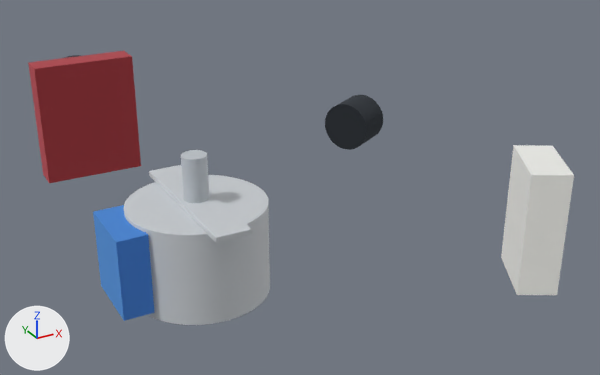
The glTF model diseño_maqueta/outputs/fase2_base_componentes.glb as it was, and as the next commit left it.
Rendered twice from a 50 mm camera at (-0.0535, -0.1392, 0.0929) aimed at (0.0313, 0.0151, 0.0158). The axes (+X, +Y, +Z) are drawn at lower left. The lights are the same throughout. The picture after the commit comes second. Where no turn or scale is listed for an object, it has been applied to the vertices. Vertices at exactly the same position are counted once.

Objects in the first picture: '=>[0:1:1:10]', '=>[0:1:1:12]', '=>[0:1:1:14]', '=>[0:1:1:16]', '=>[0:1:1:4]', '=>[0:1:1:6]', '=>[0:1:1:8]'.
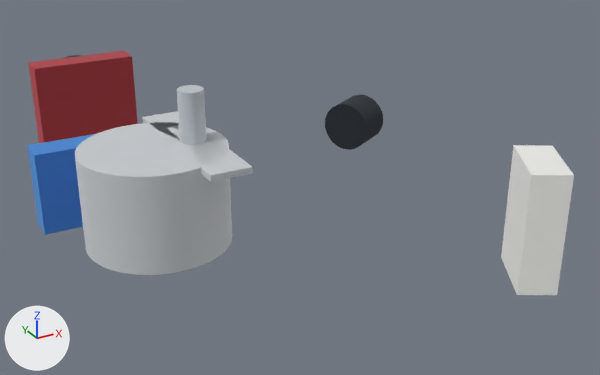
Boxes (x1, y1, x2, y2) around the edits, measured in the pictures (600 x 375 px):
```json
{"object": "=>[0:1:1:4]", "change": "moved", "before": [124, 175, 270, 325], "after": [75, 122, 232, 275]}
{"object": "=>[0:1:1:10]", "change": "moved, rescaled", "before": [93, 205, 155, 321], "after": [27, 134, 95, 235]}
{"object": "=>[0:1:1:6]", "change": "moved", "before": [149, 165, 252, 243], "after": [142, 111, 253, 182]}
{"object": "=>[0:1:1:8]", "change": "moved", "before": [181, 150, 209, 203], "after": [177, 85, 207, 145]}
```

Scene script edits in JSON lines:
```json
{"block": "me_solid_003", "where": "# used by ob_0_1_1_10; location = (-0.0185, -0.0073, 0.0078)"}
{"op": "remove", "block": "me_solid_003", "code": "me_solid_003.from_pydata(...)  # 8 vertices, 12 faces; spans x 0.0..0.006, y 0.0..0.0146, z 0.0..0.0165"}
{"op": "add", "block": "me_solid_003", "code": "me_solid_003.from_pydata(...)  # 8 vertices, 12 faces; spans x 0.0..0.0146, y 0.0..0.006, z 0.0..0.0165"}
{"block": "me_solid_003", "change": "me_solid_003 part 1: the whole mesh is scaled about the mesh origin by (2.43, 0.411, 1)"}
{"op": "set", "path": "ob_0_1_1_4.location", "old": "(0.0, 0.0, 0.006)", "new": "(-0.008, 0.0, 0.019)"}
{"op": "set", "path": "ob_0_1_1_6.location", "old": "(-0.0035, -0.0175, 0.025)", "new": "(-0.004, -0.0175, 0.0368)"}
{"op": "set", "path": "ob_0_1_1_8.location", "old": "(0.0, 0.0, 0.025)", "new": "(0.0, 0.0, 0.038)"}
{"op": "set", "path": "ob_0_1_1_10.location", "old": "(-0.0185, -0.0073, 0.0078)", "new": "(-0.0273, 0.011, 0.0198)"}
```
